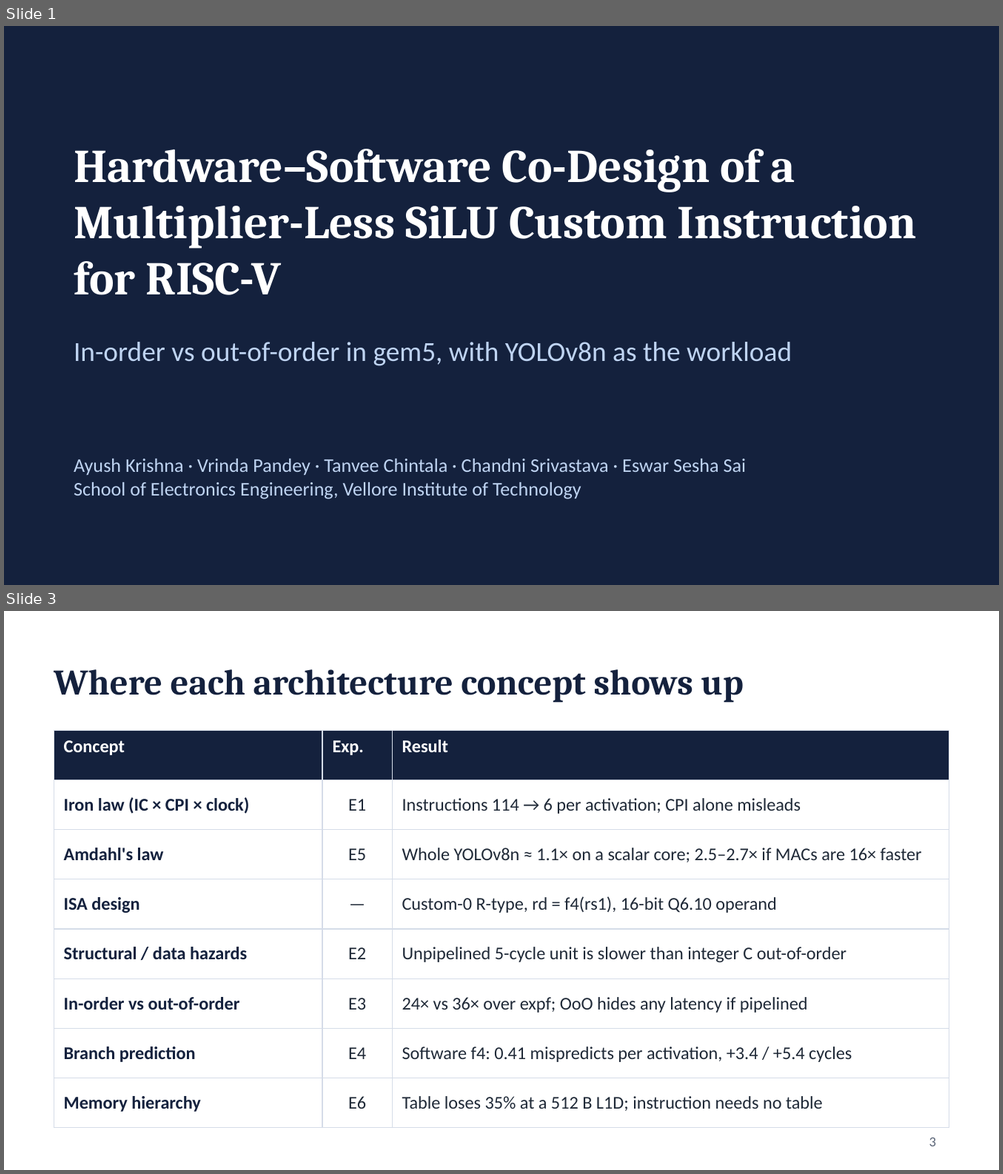
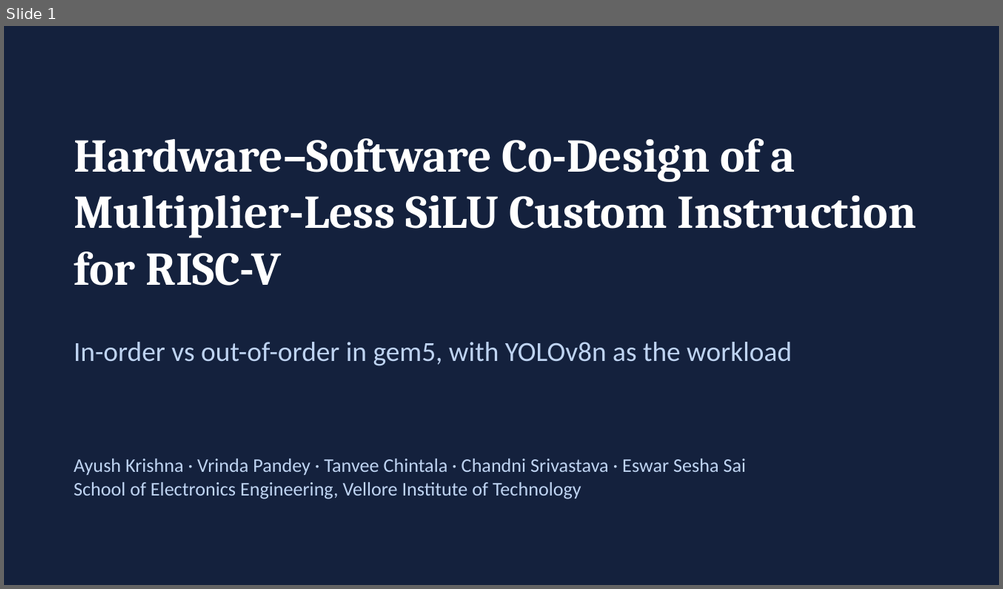
Before and after one commit to normie2099/SiLU-Architecture, a slide deck: results/slides/SiLU_class_presentation.pptx. Shown one above the other, each under a label of ours: slides 1 and 3 before the commit, slide 1 after it; the slides between them are not shown. The pictures are 1003x1174 and 1003x589 pixels, drawn with LibreOffice and Linux fonts; fonts in the diff are those of the drawing. Boxes give left, top, right and bottom in pixels: in the first picture for what was removed or moved away, otherwise in the second. Text is boxed around its words. In the diff, an @@ line names an element or a change of style, - is before the commit and + after.

```diff
--- a/results/slides/SiLU_class_presentation.pptx
+++ b/results/slides/SiLU_class_presentation.pptx
@@ slide 3 removed at [4,611,999,1170], background #FFFFFF @@
@@ title removed at [54,669,743,703] @@
-Where each architecture concept shows up
@@ table removed at [54,730,949,1115], 8 rows, 3 columns @@
-Concept | Exp. | Result
-Iron law (IC × CPI × clock) | E1 | Instructions 114 → 6 per activation; CPI alone misleads
-Amdahl's law | E5 | Whole YOLOv8n ≈ 1.1× on a scalar core; 2.5–2.7× if MACs are 16× faster
-ISA design | — | Custom-0 R-type, rd = f4(rs1), 16-bit Q6.10 operand
-Structural / data hazards | E2 | Unpipelined 5-cycle unit is slower than integer C out-of-order
-In-order vs out-of-order | E3 | 24× vs 36× over expf; OoO hides any latency if pipelined
-Branch prediction | E4 | Software f4: 0.41 mispredicts per activation, +3.4 / +5.4 cycles
-Memory hierarchy | E6 | Table loses 35% at a 512 B L1D; instruction needs no table
@@ page number removed at [929,1138,936,1147] @@
-3
@@ slide 1 changed as well @@
@@ text "Hardware–Software Co-Design of a Multiplier-Less ...": place and size @@
-text "Hardware–Software Co-Design of a Multiplier-Less ..." at [74,149,916,295]
+text "Hardware–Software Co-Design of a Multiplier-Less ..." at [74,138,916,286]
```
Also in this commit, not shown: 5 other slides changed, 13 slides added, 6 other slides removed, 1 other file.
